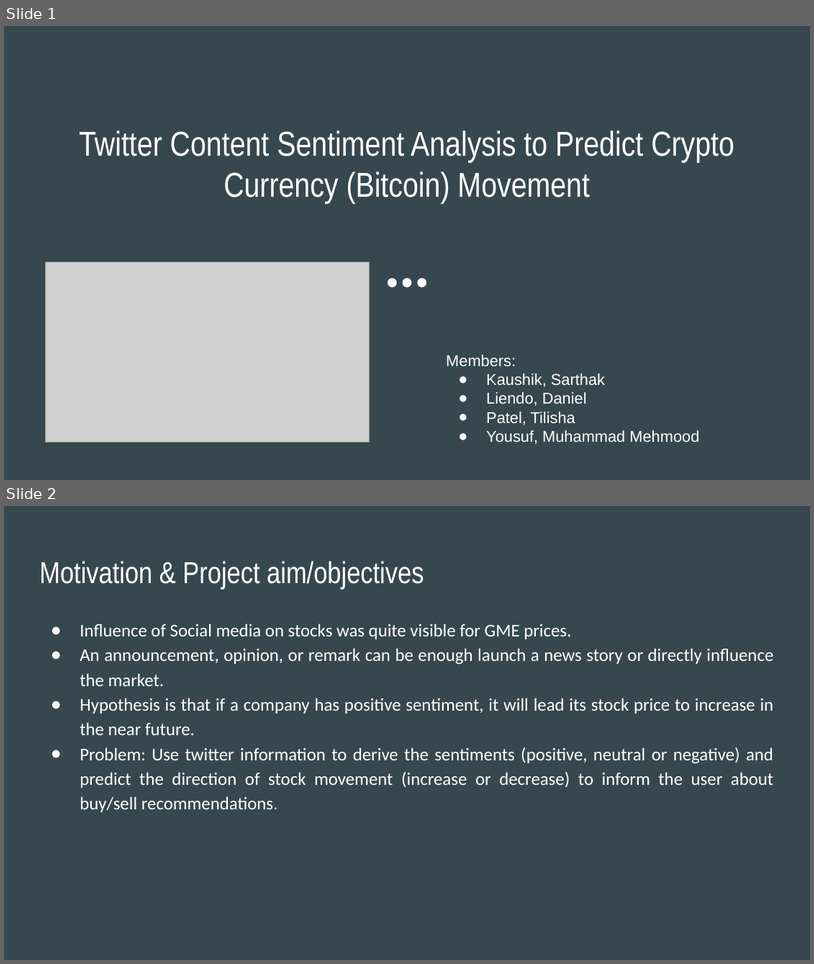
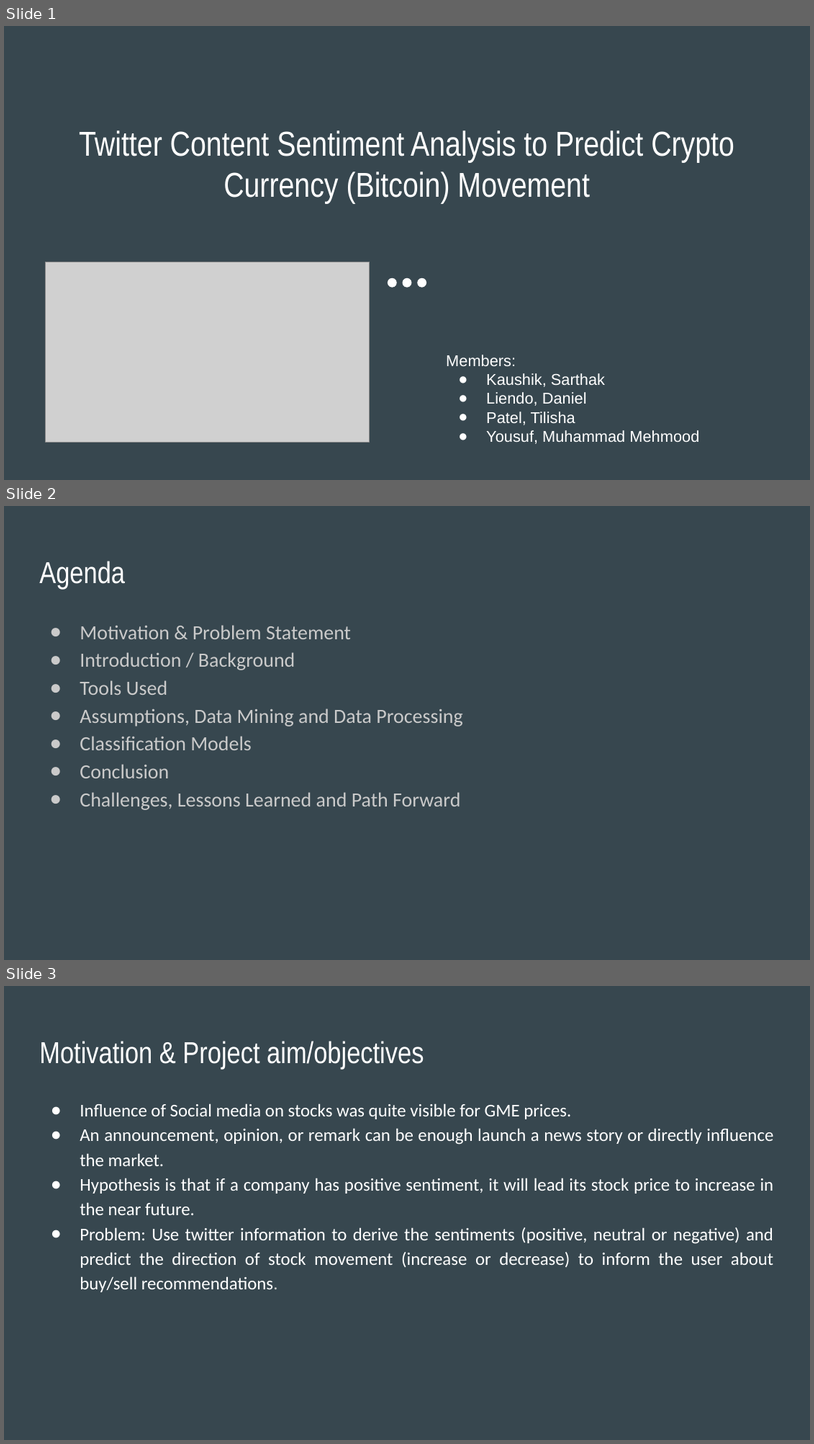
Before and after one commit to warriorprince86/MachineLearning, a slide deck: project/src/ppt/Final Presentation.pptx. Shown one above the other, each under a label of ours: slides 1 and 2 before the commit, slides 1, 2 and 3 after it. The pictures are 814x964 and 814x1444 pixels, drawn with LibreOffice and Linux fonts; fonts in the diff are those of the drawing; grey boxes stand for pictures. Boxes give left, top, right and bottom in pixels: in the first picture for what was removed or moved away, otherwise in the second. Text is boxed around its words. In the diff, an @@ line names an element or a change of style, - is before the commit and + after.

Commit message:
docs(presentation-update): ppt updated to include the agenda slide

```diff
--- a/project/src/ppt/Final Presentation.pptx
+++ b/project/src/ppt/Final Presentation.pptx
@@ slide 2 added at <box>4,506,810,960</box>, background #37474F @@
@@ title added at <box>39,561,125,590</box>, 27 pt, text #FFFFFF @@
+Agenda
@@ text added at <box>80,625,463,810</box>, 18 pt, text #CACACA @@
+● Motivation & Problem Statement
+● Introduction / Background
+● Tools Used
+● Assumptions, Data Mining and Data Processing
+● Classification Models
+● Conclusion
+● Challenges, Lessons Learned and Path Forward
@@ what was slide 2 is now slide 3 @@
```
Also in this commit, not shown: 2 slides changed, 1 other file.
